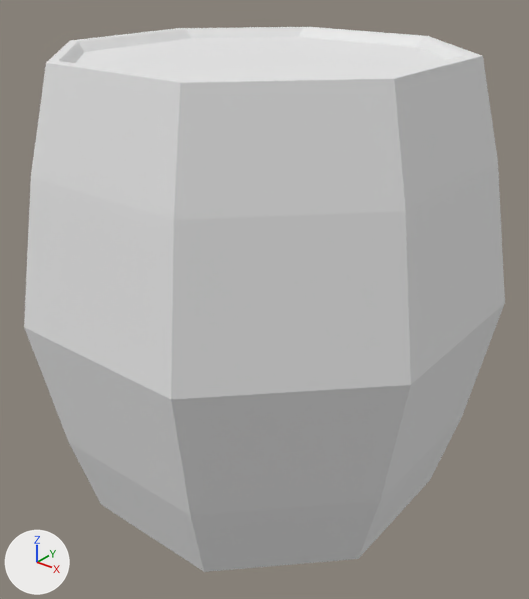
Two versions of the OBJ model src/main/resources/assets/bdsandm/models/block/wood_barrel.obj, one commit apart.
Before and after are seen from a camera (50 mm lens) standing at (1.477, -1.711, 1.189) and looking at (0.521, -0.516, 0.448). Every picture has the same lights, and +X, +Y and +Z are marked at lower left. Where no turn or scale is listed for an object, it has been applied to the vertices.

In view in the first picture: 'Cylinder_Cylinder.001'.
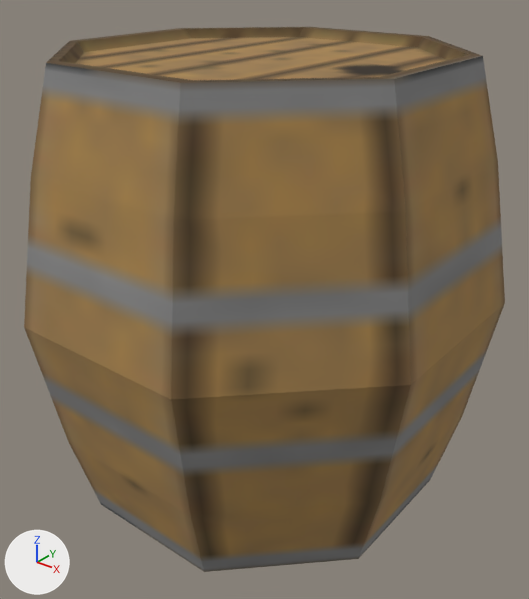
Where the change shows, as pixel boxes (x1, y1, x2, y2) in the pictures (529 x 599 px):
'Cylinder_Cylinder.001', surface changed (grey to brown): (24, 27, 505, 572) in both

Patch to the scene script:
```diff
--- a/src/main/resources/assets/bdsandm/models/block/wood_barrel.obj.py
+++ b/src/main/resources/assets/bdsandm/models/block/wood_barrel.obj.py
@@ img_wood_barrel @@
+img_wood_barrel = load_image('wood_barrel', '../../textures/blocks/wood_barrel.png', 64, 64, 'sRGB')
@@ mat_none @@
 mat_none = principled_material('None')
-mat_none.base_color = (0.8, 0.8, 0.8)  # white #e7e7e7
+mat_none.texture = img_wood_barrel
 mat_none.roughness = 1.0
```
